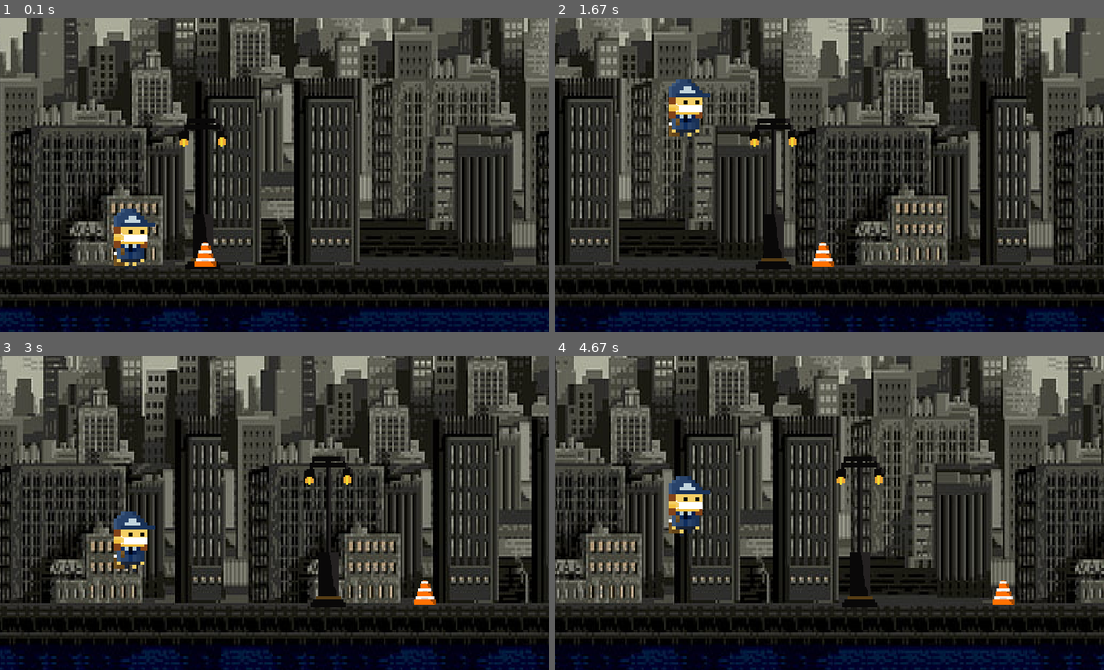
Above: before the commit, frames 1-4 (two rows, left to right).
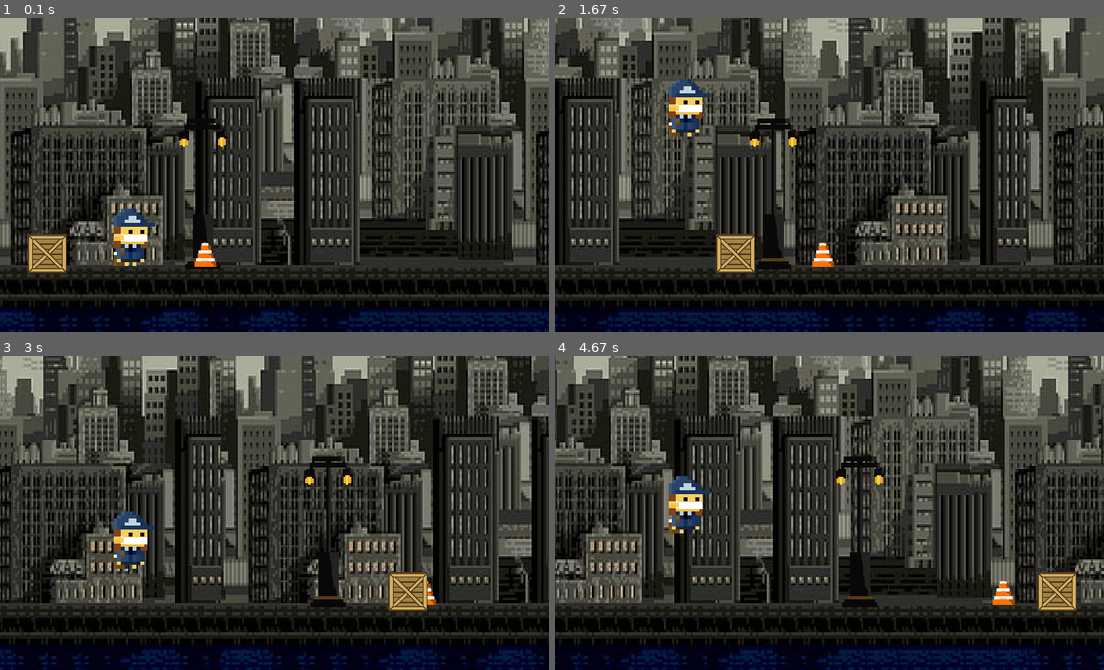
Above: after the commit, the same moments.

Repository: AndreBBM/Projeto-PyGame
Game: pygame game, started from Jogo.py
Two runs of this game, one before a commit and one after it. Both use one fixed random seed, a clock stepped at 60 frames per second and the inputs below.
Inputs:
- Up to frame 1 (0.1 s): no input
- Up to frame 2 (1.67 s): hold Up 0.33-0.8 s; hold Up 0.83-1.2 s; hold Up 1.23-1.53 s
- Up to frame 3 (3 s): hold Up 2.3-2.67 s
- Up to frame 4 (4.67 s): hold Up 3.43-3.73 s; hold Up from 4.5 s (still down)

The runs differ from the first frame. In frame 1, 0.9% of the frame differs, in the area x 5-13%, y 68-82%; in frame 2, 0.9%, in the area x 29-37%, y 68-82%; in frame 3, 0.9%; in frame 4, 0.9%.

Commit message:
Colocando a classe da caixa e fazendo uma correção

Diff:
--- a/Jogo.py
+++ b/Jogo.py
@@ -18,16 +18,11 @@
 WIDTH_cart= 50
 WIDTH_pole= 100
 WIDTH_cone= 50
-HEIGHT_cart= 50
-HEIGHT_pole= 200
-HEIGHT_cone= 50
-
-tela = pygame.display.set_mode((largura,altura))
-pygame.display.set_caption('Olha o Carteiro!')
 WIDTH_bura= 100
 WIDTH_caixa= 50
 HEIGHT_cart= 50
 HEIGHT_pole= 200
+HEIGHT_cone= 50
 HEIGHT_bura= 50
 HEIGHT_caixa= 50
 
@@ -105,7 +100,7 @@
             self.rect.x=700
         self.rect.x-=5
 
-#Criando classe de cone
+# Criando classe do cone
 class Cone(pygame.sprite.Sprite):
     def __init__(self):
         pygame.sprite.Sprite.__init__(self)
@@ -118,19 +113,31 @@
             self.rect.x=800
         self.rect.x-= 5
 
+# Criando classe da caixa
+class Caixa (pygame.sprite.Sprite):
+    def __init__(self):
+        pygame.sprite.Sprite.__init__(self)
+        self.image=caixas_img
+        self.image=pygame.transform.scale(self.image,(50,50))
+        self.rect=self.image.get_rect()
+        self.rect.center=(100,300)
+    def update(self):
+        if self.rect.topright[0]<0:
+            self.rect.x=900
+        self.rect.x-=5
+
+
 todas_as_sprites = pygame.sprite.Group()
 colisoes_com_carteiro= pygame.sprite.Group()
-cone=Cone()
-poste=Poste()
-carteiro_andando=Carteiro()
+cone = Cone()
 colisoes_com_carteiro.add(cone)
 poste = Poste()
 carteiro_andando = Carteiro()
+caixa = Caixa()
 todas_as_sprites.add(poste)
 todas_as_sprites.add(cone)
 todas_as_sprites.add(carteiro_andando)
-
-
+todas_as_sprites.add(caixa)
 
 # São criados 2 fundos, um incial e outro logo após o primeiro, que aparece quando o primeiro sai da tela
 bg_e = 0
